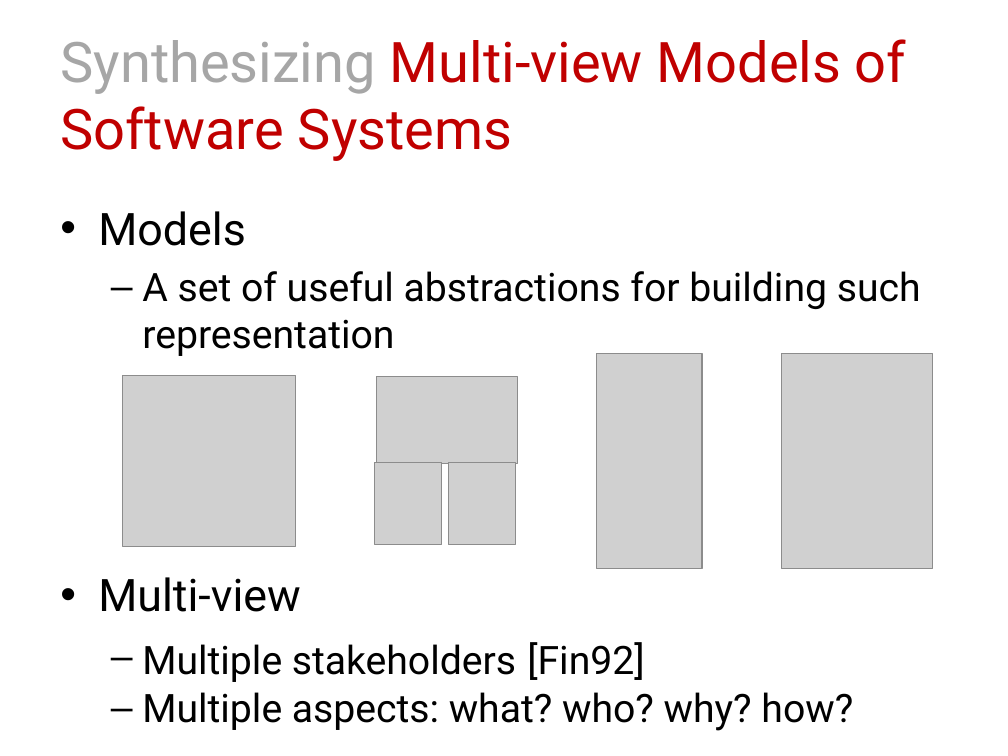
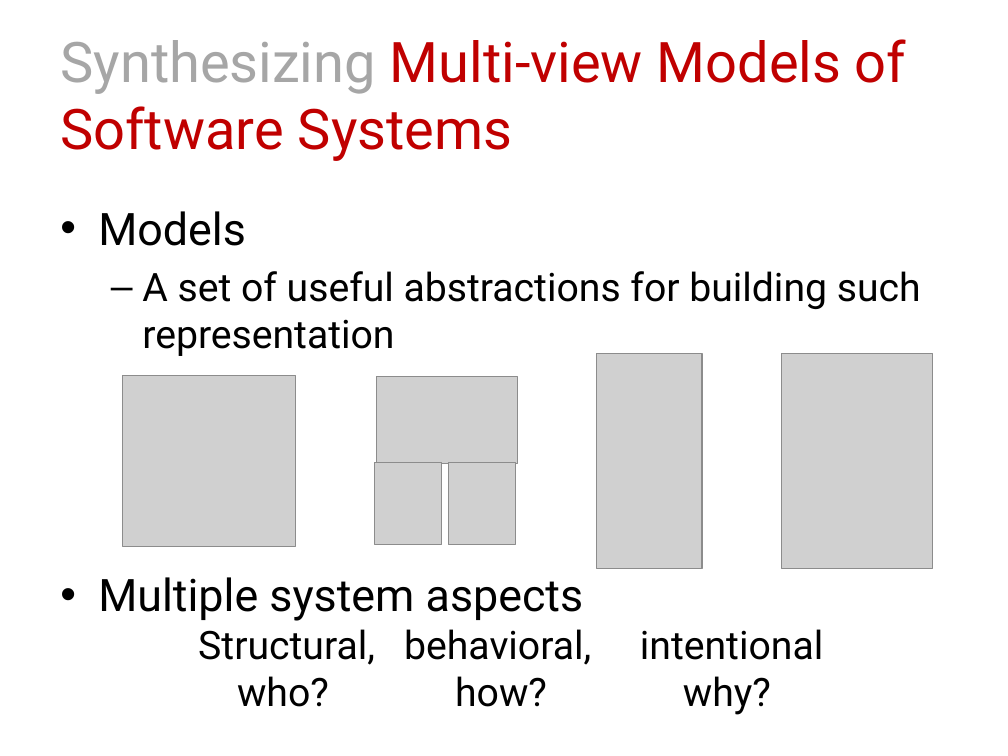
Before and after one commit to blambeau/phd, a slide deck: slide 16 of public-defense/slides.pptx. Drawn at 1008x756 pixels with LibreOffice and Linux fonts; fonts in the diff are those of the drawing; grey boxes stand for pictures. Boxes give left, top, right and bottom in pixels: in the first picture for what was removed or moved away, otherwise in the second. Text is boxed around its words. In the diff, an @@ line names an element or a change of style, - is before the commit and + after.

```diff
--- a/public-defense/slides.pptx
+++ b/public-defense/slides.pptx
@@ text at [98, 577, 771, 715]: text changed @@
-• Multi-view
-  – Multiple stakeholders [Fin92]
-  – Multiple aspects: what? who? why? how?
+• Multiple system aspects
+  Structural, behavioral, intentional
+  who? how? why?
```
Also in this commit, not shown: 4 other slides changed, 1 slide added, 2 slides removed.
